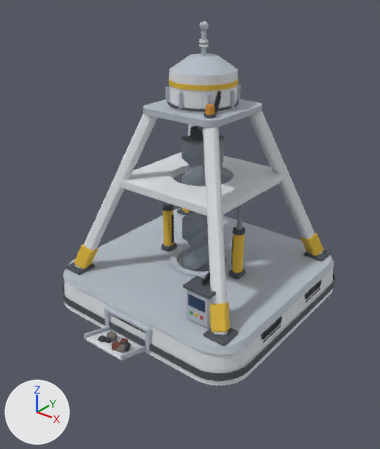
What one commit did to the glTF model export/unity/foreuse_eco_t3.glb.
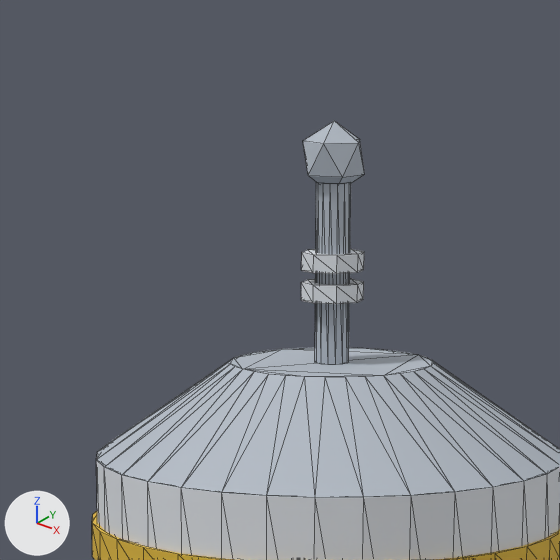
Each version appears first whole from a camera (50 mm lens) standing at (2.454, -3.229, 2.627) and looking at (0.039, -0.211, 0.756), and next in a close-up on the part from 41% to 62% of the width and 1% to 19% of the height. Lighting does not change. The marker at lower left points along +X, +Y and +Z. The last two pictures show the newer version. The close-ups show mesh edges as thin lines. Vertices at exactly the same position are counted once.

In view in the first close-up: 'capsule.002', 'capsule_bande.002', 'capsule_dome.002', 'isolateur_0.002', 'isolateur_1.002', 'pieces_gris_clair.002'.
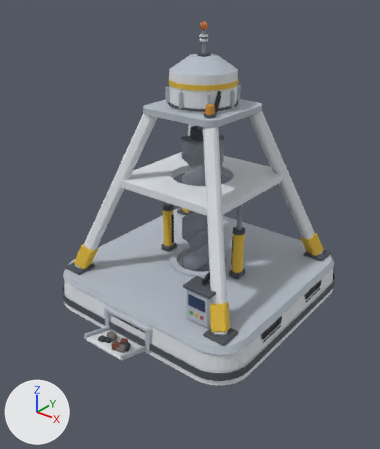
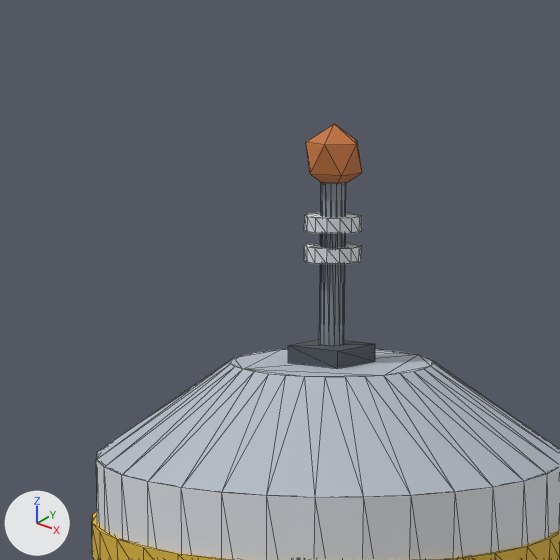
Pixel boxes (x1, y1, x2, y2) of what changed, in the close-ups (560 x 560 px):
'pieces_gris_clair.002', reshaped (not visible afterwards)
    before: (303, 121, 365, 365)
'pieces_acier.008', reshaped (not visible before)
    after: (319, 183, 346, 346)
'pieces_cuivre.006', added (orange)
    after: (306, 124, 362, 184)
'pieces_blanc.002', reshaped (not visible before)
    after: (304, 213, 362, 264)
'pieces_acier_sombre.008', reshaped (not visible before)
    after: (288, 340, 375, 369)
'isolateur_0.002', deleted
    before: (301, 279, 364, 304)
'isolateur_1.002', deleted
    before: (302, 249, 364, 274)
part 3 of me_pieces_blanc_009, added
    after: (304, 243, 362, 264)
part 4 of me_pieces_blanc_009, added
    after: (304, 213, 362, 234)
part 5 of me_pieces_gris_clair_009, deleted
    before: (315, 182, 351, 365)
part 6 of me_pieces_gris_clair_009, deleted
    before: (303, 121, 365, 185)

The change, as a list of edits to the scene's bpy script:
```text
Add mat_cuivre:
    mat_cuivre = principled_material('cuivre')
    mat_cuivre.base_color = (0.552, 0.175, 0.0437)  # orange #c4743b
    mat_cuivre.roughness = 0.75
Change me_pieces_acier_025:
    used by ob_pieces_acier_008; location = (0.0, 0.0, 0.0)
    remove me_pieces_acier_025.from_pydata(...)  # 56 vertices, 104 faces; spans x -0.399..0.399, y -0.021..0.021, z 0.738..1.049
    add me_pieces_acier_025.from_pydata(...)  # 84 vertices, 156 faces; spans x -0.399..0.399, y -0.021..0.021, z 0.738..2.233
    me_pieces_acier_025 part 1: a new loose piece, a 14-sided cylinder along z spanning x -0.013..0.013, y -0.013..0.013, z 2.068..2.233, in mat_acier (grey #8a929c)
Change me_pieces_acier_sombre_025:
    used by ob_pieces_acier_sombre_008; location = (0.0, 0.0, 0.0)
    remove me_pieces_acier_sombre_025.from_pydata(...)  # 392 vertices, 720 faces; spans x -0.92..0.92, y -0.84..0.92, z 0.14..1.07
    add me_pieces_acier_sombre_025.from_pydata(...)  # 400 vertices, 732 faces; spans x -0.92..0.92, y -0.84..0.92, z 0.14..2.07
    me_pieces_acier_sombre_025 part 2: a new loose piece, a box spanning x -0.034..0.034, y -0.034..0.034, z 2.05..2.068, in mat_acier_sombre (dark grey #4a5058)
Change me_pieces_blanc_009:
    used by ob_pieces_blanc_002; location = (0.0, 0.0, 0.0)
    remove me_pieces_blanc_009.from_pydata(...)  # 120 vertices, 220 faces; spans x -0.79..0.79, y -1.2..0.79, z 0.01..1.65
    add me_pieces_blanc_009.from_pydata(...)  # 176 vertices, 324 faces; spans x -0.79..0.79, y -1.2..0.79, z 0.01..2.2
    me_pieces_blanc_009 part 3: a new loose piece, a 14-sided cylinder along z spanning x -0.03..0.03, y -0.031..0.031, z 2.153..2.169, in mat_blanc (white #dfe3e8)
    me_pieces_blanc_009 part 4: a new loose piece, a 14-sided cylinder along z spanning x -0.03..0.03, y -0.031..0.031, z 2.184..2.199, in mat_blanc (white #dfe3e8)
Change me_pieces_gris_clair_009:
    used by ob_pieces_gris_clair_002; location = (0.0, 0.0, 0.0)
    remove me_pieces_gris_clair_009.from_pydata(...)  # 320 vertices, 580 faces; spans x -0.29..0.29, y -1.2..0.29, z 0.01..2.29
    add me_pieces_gris_clair_009.from_pydata(...)  # 280 vertices, 508 faces; spans x -0.29..0.29, y -1.2..0.29, z 0.01..1.83
    me_pieces_gris_clair_009 part 5: the loose piece of 28 vertices spanning x -0.02..0.02, y -0.02..0.02, z 2.05..2.23 is deleted
    me_pieces_gris_clair_009 part 6: the loose piece of 12 vertices spanning x -0.03..0.03, y -0.03..0.03, z 2.22..2.29 is deleted
Add me_pieces_cuivre_009:
    me_pieces_cuivre_009.from_pydata(...)  # an icosphere of 20 faces spanning x -0.03..0.03, y -0.0285..0.0285, z 2.2234..2.2906
    me_pieces_cuivre_009.materials.append(mat_cuivre)  # orange #c4743b
Remove ob_isolateur_0_002:
    ob_isolateur_0_002 = bpy.data.objects.new('isolateur_0.002', me_isolateur_0_009)
    ob_isolateur_0_002.location = (0.0, 0.0, 0.0)
Remove ob_isolateur_1_002:
    ob_isolateur_1_002 = bpy.data.objects.new('isolateur_1.002', me_isolateur_1_009)
    ob_isolateur_1_002.location = (0.0, 0.0, 0.0)
Add ob_pieces_cuivre_006:
    ob_pieces_cuivre_006 = bpy.data.objects.new('pieces_cuivre.006', me_pieces_cuivre_009)
    ob_pieces_cuivre_006.location = (0.0, 0.0, 0.0)
```
